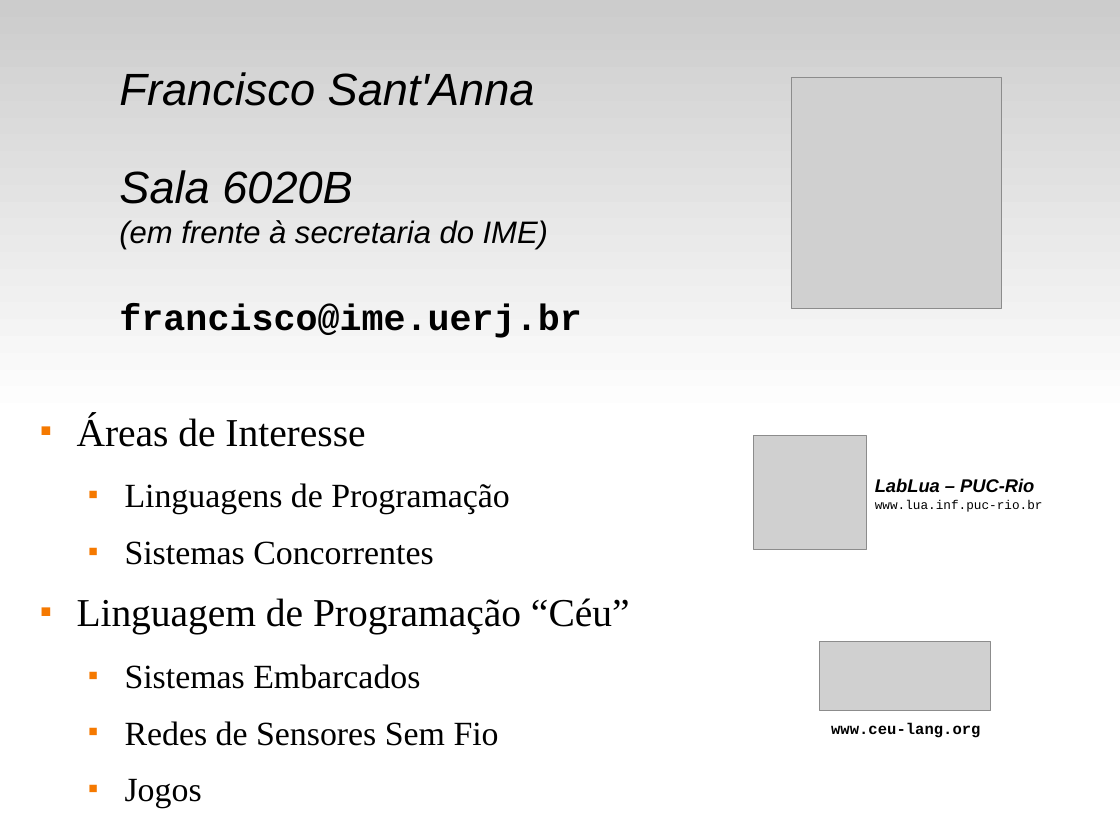
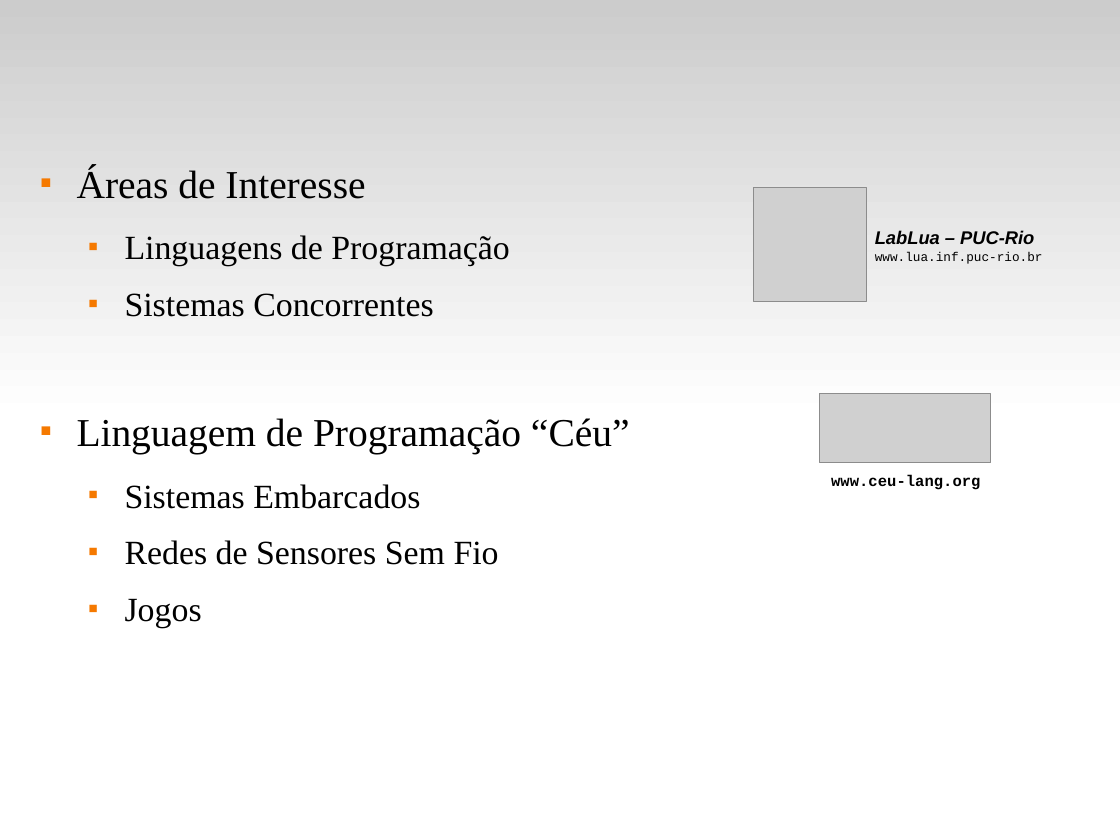
Before and after one commit to fsantanna-no/ceu-docs, a slide deck: slide 2 of ceu_uerj.odp (slide 1 before the commit). Drawn at 1120x840 pixels with LibreOffice and Linux fonts; fonts in the diff are those of the drawing; grey boxes stand for pictures. Boxes give left, top, right and bottom in pixels: in the first picture for what was removed or moved away, otherwise in the second. Text is boxed around its words. In the diff, an @@ line names an element or a change of style, - is before the commit and + after.

```diff
--- a/ceu_uerj.odp
+++ b/ceu_uerj.odp
@@ text removed at [119, 72, 581, 338] @@
-Francisco Sant'Anna
-Sala 6020B
-(em frente à secretaria do IME)
-francisco@ime.uerj.br
@@ text "Áreas de Interesse" rewrapped from [77, 415, 630, 809] to [77, 167, 630, 628] @@
@@ picture: place and size @@
-picture at [792, 77, 1002, 308]
+picture at [754, 188, 868, 302]
@@ text "LabLua – PUC-Rio": place and size @@
-text "LabLua – PUC-Rio" at [875, 478, 1043, 512]
+text "LabLua – PUC-Rio" at [875, 230, 1043, 264]
@@ picture: place and size @@
-picture at [754, 436, 868, 550]
+picture at [819, 393, 991, 462]
@@ text "www.ceu-lang.org": place and size @@
-text "www.ceu-lang.org" at [831, 723, 980, 738]
+text "www.ceu-lang.org" at [831, 475, 980, 490]
@@ picture removed at [819, 642, 991, 711] @@
```
Also in this commit, not shown: 3 slides added, 1 slide removed.
